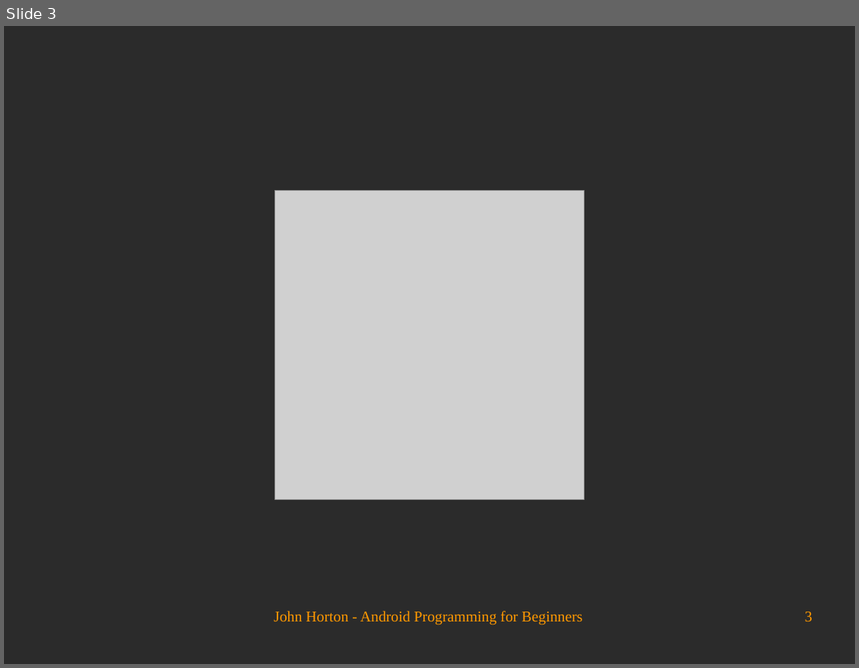
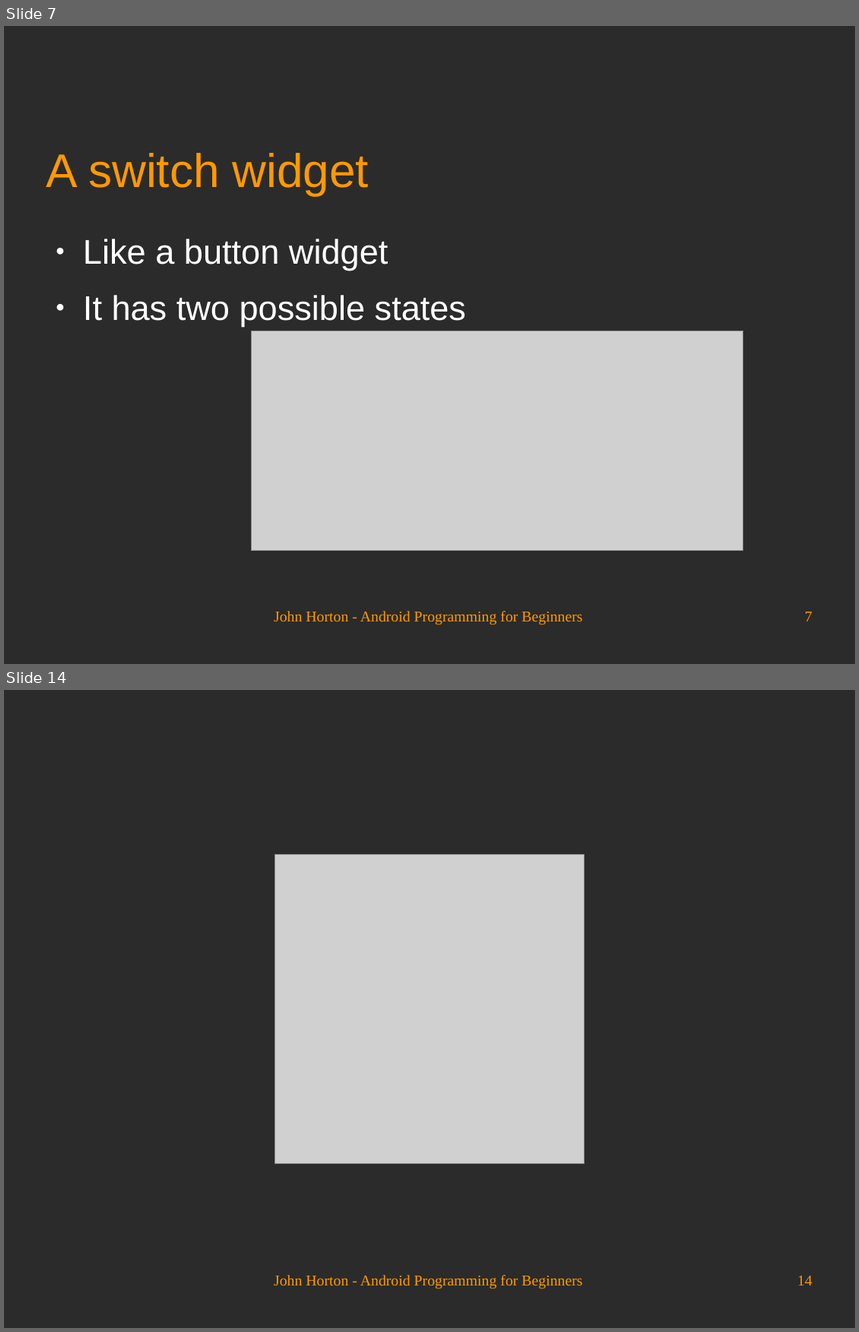
Before and after one commit to Academy-Soft-Intellect/Android-Programming-for-Beginners, a slide deck: 11_Widget_Mania.odp. Shown one above the other, each under a label of ours: slide 3 before the commit, slides 7 and 14 after it; the slides between them are not shown. The pictures are 859x668 and 859x1332 pixels, drawn with LibreOffice and Linux fonts; fonts in the diff are those of the drawing; grey boxes stand for pictures; background and template pictures are left out; a plain dark background stands for a picture behind light text. Boxes give left, top, right and bottom in pixels: in the first picture for what was removed or moved away, otherwise in the second. Text is boxed around its words. In the diff, an @@ line names an element or a change of style, - is before the commit and + after.

```diff
--- a/11_Widget_Mania.odp
+++ b/11_Widget_Mania.odp
@@ slide 7 added at (x1=4, y1=26, x2=855, y2=664), background picture (left out) @@
@@ title added at (x1=47, y1=153, x2=369, y2=195), 44 pt, text #FF9900 @@
+A switch widget
@@ text added at (x1=83, y1=239, x2=466, y2=327), 32 pt, text #FFFFFF @@
+● Like a button widget
+● It has two possible states
@@ picture added at (x1=251, y1=331, x2=744, y2=551) @@
@@ text added at (x1=274, y1=611, x2=582, y2=626), 14 pt, text #FF9900 @@
+John Horton - Android Programming for Beginners
@@ page number added at (x1=805, y1=612, x2=813, y2=622), 14 pt, text #FF9900 @@
+7
@@ what was slide 3 is now slide 14 @@
@@ page number at (x1=797, y1=1276, x2=813, y2=1286): text changed @@
-3
+14
```
Also in this commit, not shown: 1 slide changed, 11 other slides added, 1 slide removed.
